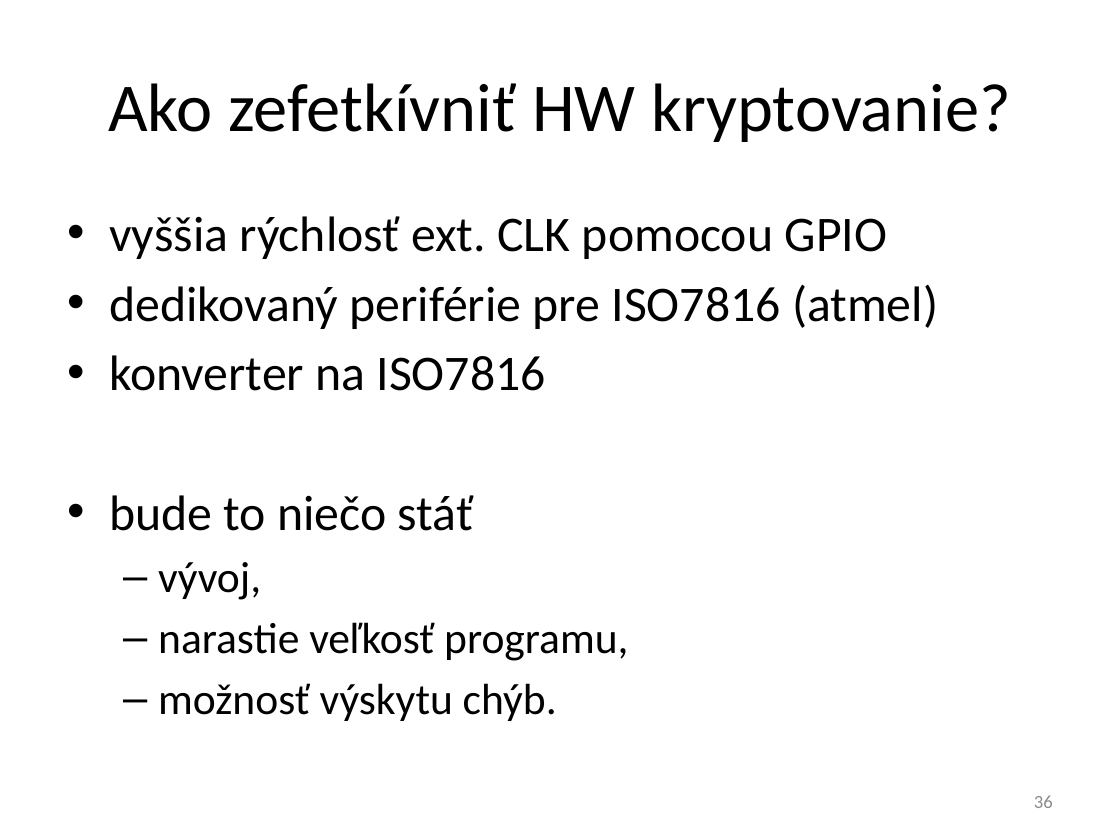
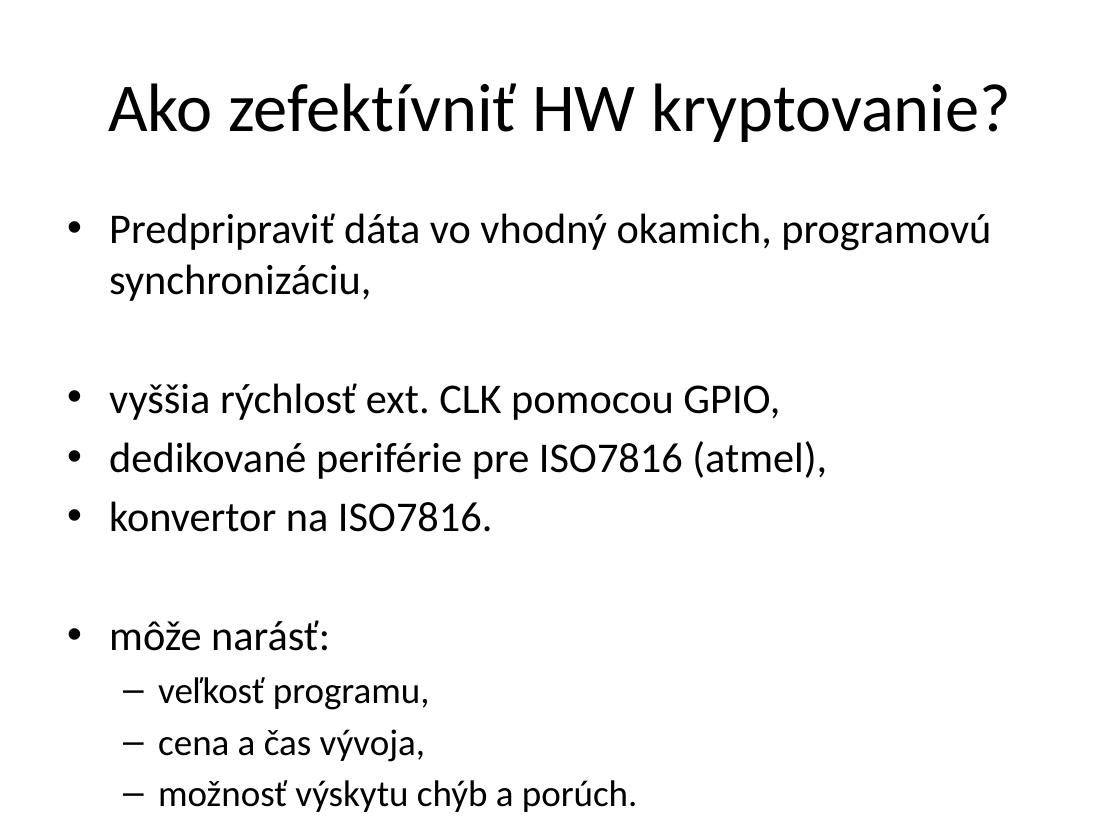
Before and after one commit to javacard-FOSS-applets/nrf6310-pca10007, a slide deck: slide 33 of Obhajoba/xdoubravsky_dp.pptx (slide 36 before the commit). Drawn at 1120x840 pixels with LibreOffice and Linux fonts; fonts in the diff are those of the drawing. Boxes give left, top, right and bottom in pixels: in the first picture for what was removed or moved away, otherwise in the second. Text is boxed around its words. In the diff, an @@ line names an element or a change of style, - is before the commit and + after.

```diff
--- a/Obhajoba/xdoubravsky_dp.pptx
+++ b/Obhajoba/xdoubravsky_dp.pptx
@@ title at (108,83,1011,142): text changed @@
-Ako zefetkívniť HW kryptovanie?
+Ako zefektívniť HW kryptovanie?
@@ text at (109,213,991,812): text changed; size 32 to 27.2 pt @@
-• vyššia rýchlosť ext. CLK pomocou GPIO
-• dedikovaný periférie pre ISO7816 (atmel)
-• konverter na ISO7816
-• bude to niečo stáť
-  – vývoj,
-  – narastie veľkosť programu,
-  – možnosť výskytu chýb.
+• Predpripraviť dáta vo vhodný okamich, programovú synchronizáciu,
+• vyššia rýchlosť ext. CLK pomocou GPIO,
+• dedikované periférie pre ISO7816 (atmel),
+• konvertor na ISO7816.
+• môže narásť:
+  – veľkosť programu,
+  – cena a čas vývoja,
+  – možnosť výskytu chýb a porúch.
@@ page number removed at (1034,795,1053,808) @@
-36
```
Also in this commit, not shown: 29 other slides changed, 1 slide added, 2 slides removed.
